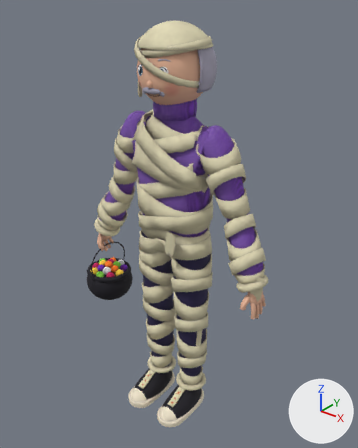
A saved change to the FBX model Assets/SpookyStreet/Content/Resources/Models/Characters/Vale/Vale.fbx.
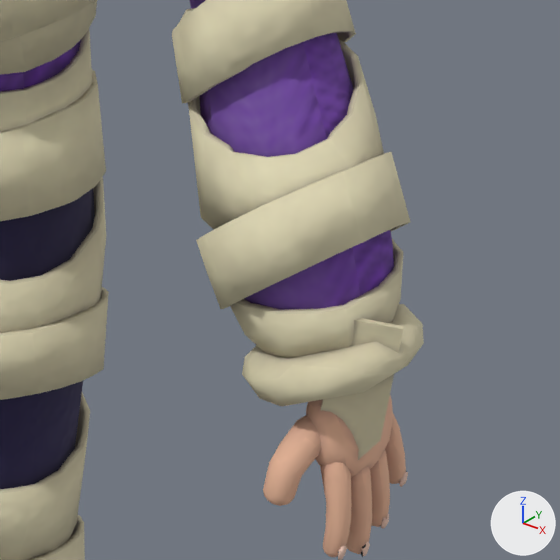
Each version appears first whole from a 50 mm camera at (1.202, -1.475, 1.857) aimed at (-0.002, 0.028, 0.924), and next in a close-up on the part from 54% to 82% of the width and 49% to 71% of the height. The axes (+X, +Y, +Z) are drawn at lower right. The lights are the same throughout. The older version's two pictures come first.

In view in the first close-up: 'Vale_Body', 'Vale_Wraps'.
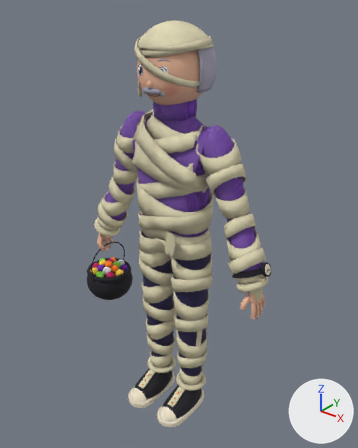
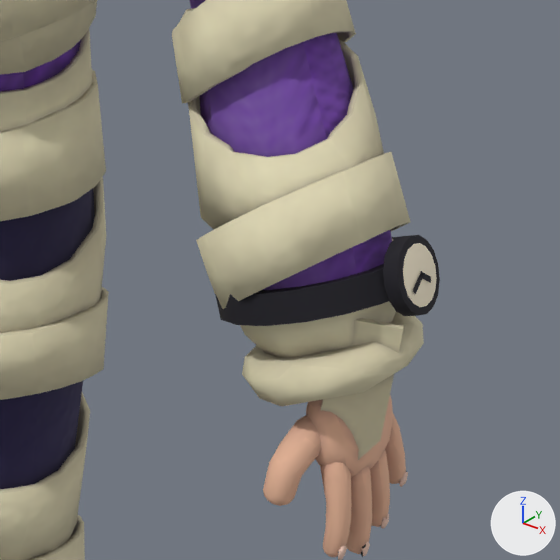
Where the change shows, as pixel boxes [x1, y1, x2, y2] in the close-ups (560 x 560 px):
'Vale_Watch', added
    after: [215, 235, 440, 326]

What changed in the scene script:
```text
Add me_vale_watch:
    me_vale_watch.from_pydata(...)  # 121 vertices, 98 faces; spans x 0.312..0.466, y -0.085..0.058, z 0.818..0.911
    me_vale_watch.materials.append(mat_vale_atlas)
Add ob_vale_watch:
    ob_vale_watch = bpy.data.objects.new('Vale_Watch', me_vale_watch)
    ob_vale_watch.location = (0.0, 0.0, 0.0)
```
